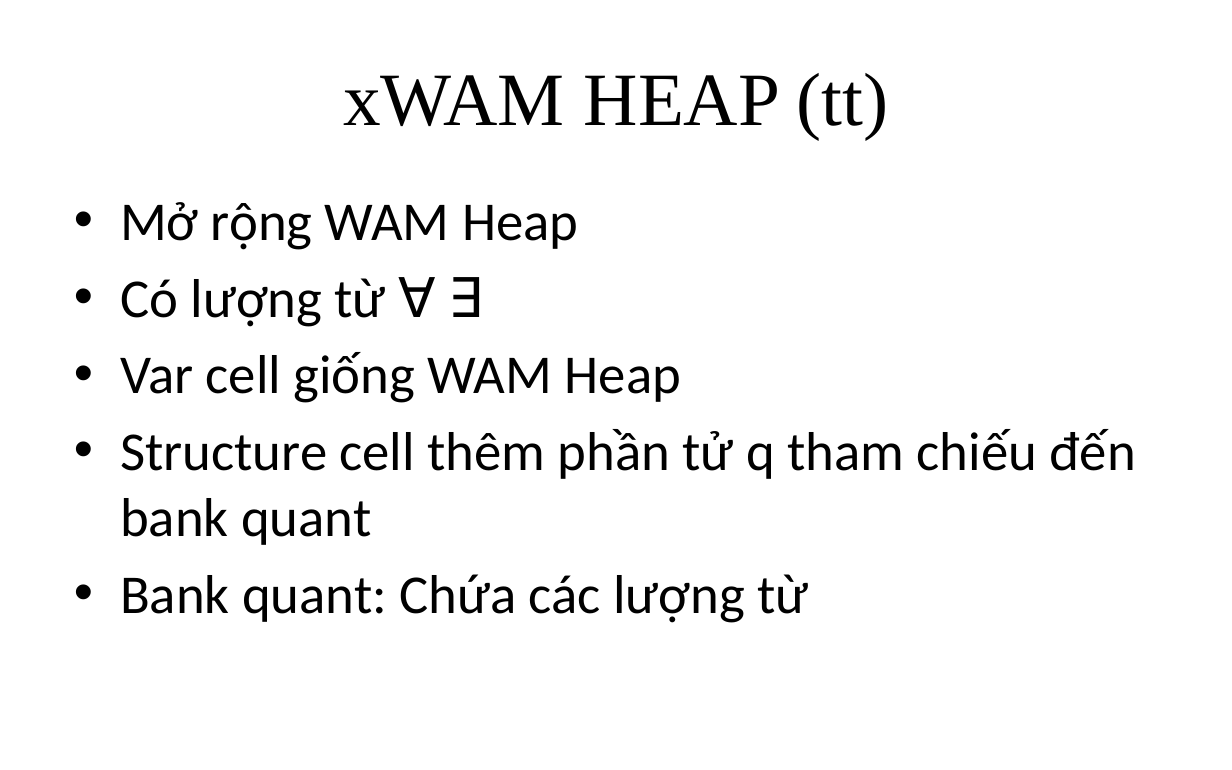
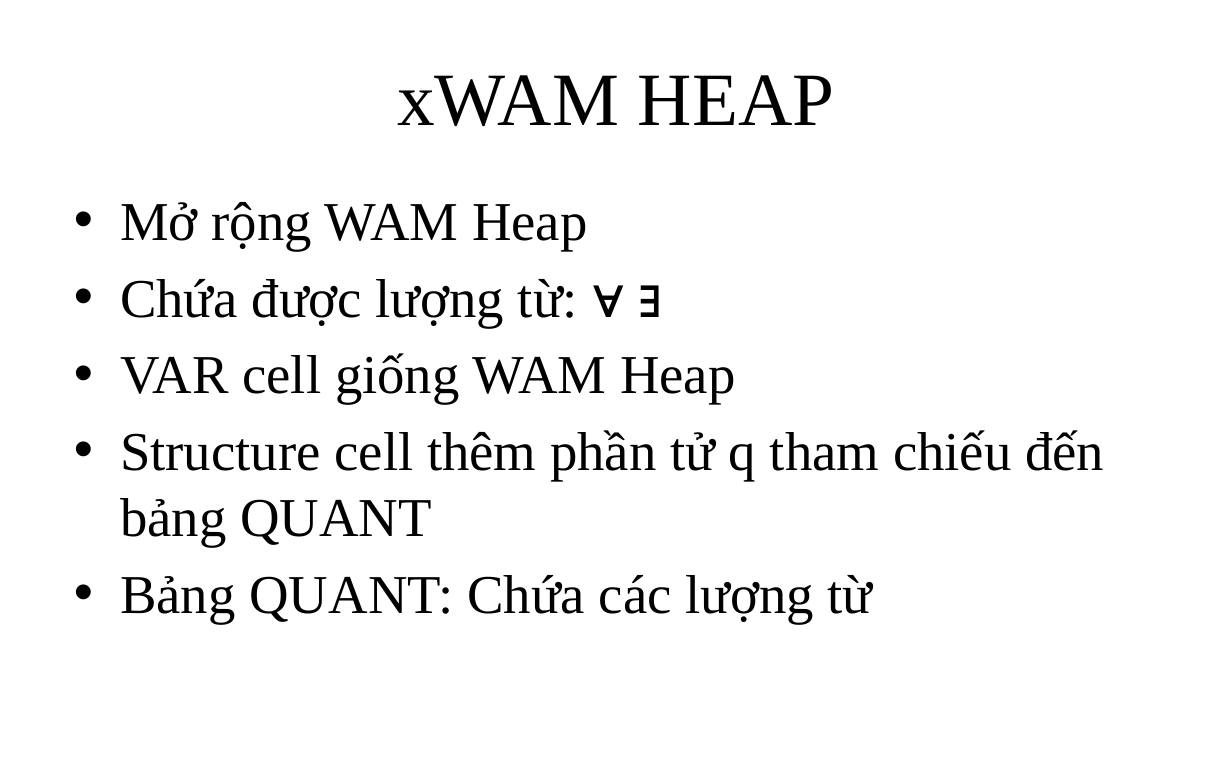
Before and after one commit to giang-rocker/logic, a slide deck: slide 14 of Report/SUY LUẬN TỰ NHIÊN.pptx (slide 13 before the commit). Drawn at 1232x770 pixels with LibreOffice and Linux fonts; fonts in the diff are those of the drawing. Boxes give left, top, right and bottom in pixels: in the first picture for what was removed or moved away, otherwise in the second. Text is boxed around its words. In the diff, an @@ line names an element or a change of style, - is before the commit and + after.

```diff
--- a/Report/SUY LUẬN TỰ NHIÊN.pptx
+++ b/Report/SUY LUẬN TỰ NHIÊN.pptx
@@ title at bbox=[397, 75, 834, 126]: text changed @@
-xWAM HEAP (tt)
+xWAM HEAP
@@ text at bbox=[120, 202, 588, 251]: font Calibri to Times New Roman in "Mở rộng WAM Heap" @@
@@ text at bbox=[120, 279, 1104, 623]: text changed; font Calibri to Times New Roman @@
-• Có lượng từ ∀ ∃
-• Var cell giống WAM Heap
-• Structure cell thêm phần tử q tham chiếu đến bank quant
-• Bank quant: Chứa các lượng từ
+• Chứa được lượng từ: ∀ ∃
+• VAR cell giống WAM Heap
+• Structure cell thêm phần tử q tham chiếu đến bảng QUANT
+• Bảng QUANT: Chứa các lượng từ
```
Also in this commit, not shown: 22 other slides changed, 2 slides added.
